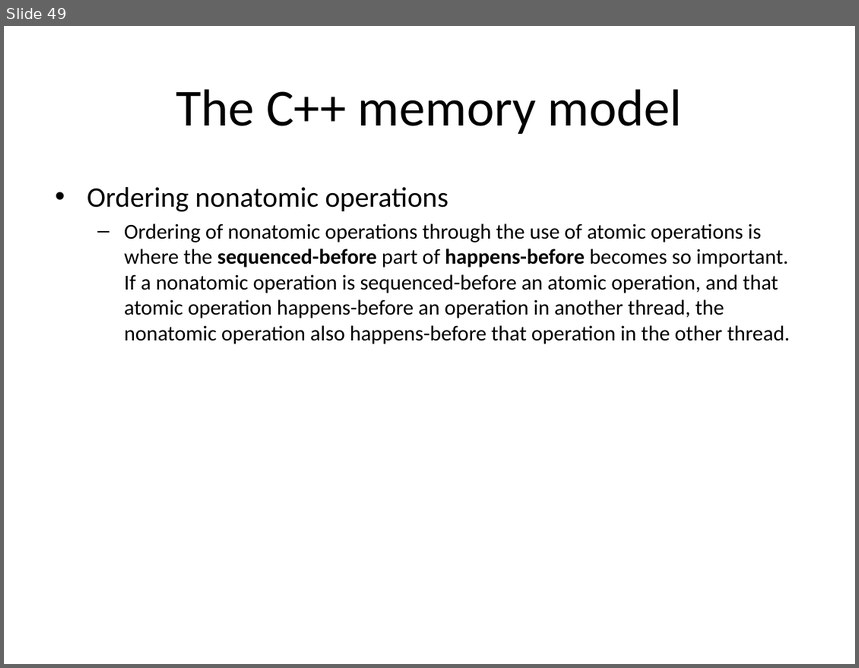
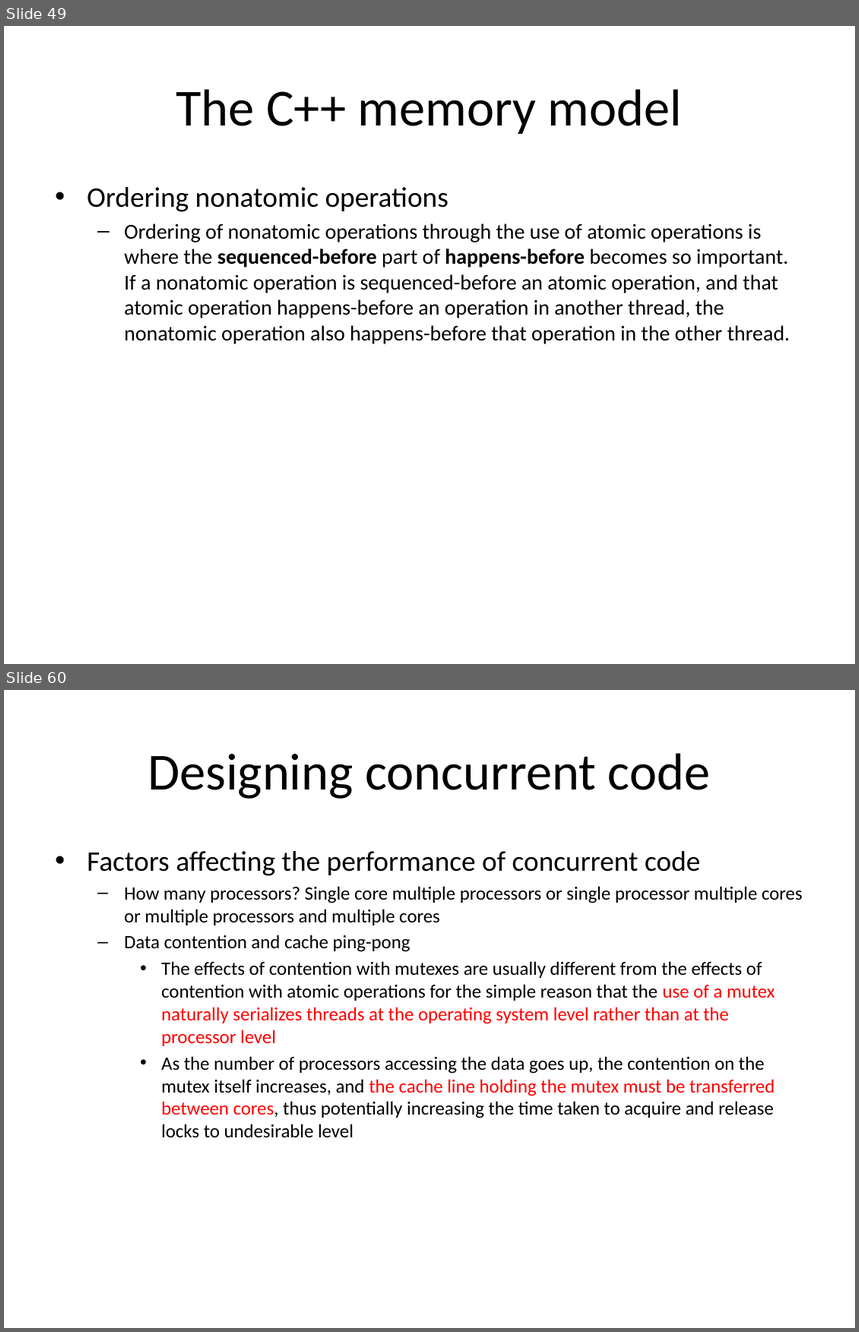
Before and after one commit to chenziliang/summary-of-the-books, a slide deck: CPPCIA.pptx. Shown one above the other, each under a label of ours: slide 49 before the commit, slides 49 and 60 after it; the slides between them are not shown. The pictures are 859x668 and 859x1332 pixels, drawn with LibreOffice and Linux fonts; fonts in the diff are those of the drawing. Boxes give left, top, right and bottom in pixels: in the first picture for what was removed or moved away, otherwise in the second. Text is boxed around its words. In the diff, an @@ line names an element or a change of style, - is before the commit and + after.

```diff
--- a/CPPCIA.pptx
+++ b/CPPCIA.pptx
@@ slide 60 added at box(4, 690, 855, 1328), background #FFFFFF @@
@@ title added at box(148, 753, 710, 799), 44 pt, text #000000 @@
+Designing concurrent code
@@ text added at box(87, 851, 803, 1138), 16 pt, text #000000 @@
+• Factors affecting the performance of concurrent code
+  – How many processors? Single core multiple processors or single processor multiple cores or multiple processors and multiple cores
+  – Data contention and cache ping-pong
+    • The effects of contention with mutexes are usually different from the effects of contention with atomic operations for the simple reason that the use of a mutex naturally serializes threads at the operating system level rather than at the processor level
+    • As the number of processors accessing the data goes up, the contention on the mutex itself increases, and the cache line holding the mutex must be transferred between cores, thus potentially increasing the time taken to acquire and release locks to undesirable level
```
Also in this commit, not shown: 19 other slides added.
